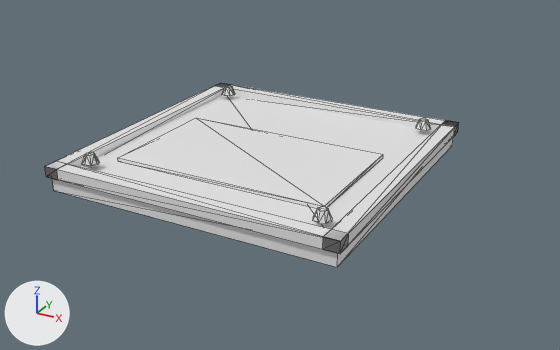
The OBJ model props/hp_plaque.obj as it was, and as the next commit left it.
Camera for both pictures: a camera (50 mm lens) standing at (1.96, -3.42, 1.67) and looking at (0.09, -0.01, -0.03). Lighting does not change. The marker at lower left points along +X, +Y and +Z. The picture after the commit comes second. Mesh edges are drawn as thin lines. Where no turn or scale is listed for an object, it has been applied to the vertices. Vertices at exactly the same position are counted once.

The older version as bpy lines, for what is in view:
```python
me_planks = bpy.data.meshes.new('planks')
me_planks.from_pydata(...)  # 104 vertices, 184 faces; spans x -0.82..0.82, y -0.82..0.82, z 0.0..0.18
ob_planks = bpy.data.objects.new('planks', me_planks)
ob_planks.location = (0.0, 0.0, 0.0)
```
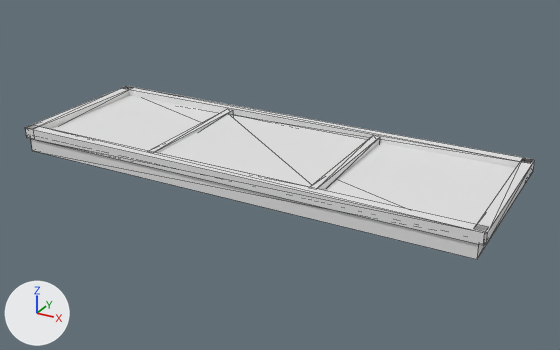
Edits to the bpy script that builds the scene:
```text
Change me_planks:
    used by ob_planks; location = (0.0, 0.0, 0.0)
    remove me_planks.from_pydata(...)  # 104 vertices, 184 faces; spans x -0.82..0.82, y -0.82..0.82, z 0.0..0.18
    add me_planks.from_pydata(...)  # 64 vertices, 96 faces; spans x -1.33..1.33, y -0.46..0.46, z 0.0..0.14
    me_planks part 1: a new loose piece, a box spanning x -1.3..1.3, y -0.45..0.45, z 0.0..0.1
    me_planks part 2: a new loose piece, a box spanning x -1.32..1.32, y 0.4..0.46, z 0.08..0.14
    me_planks part 3: a new loose piece, a box spanning x -1.32..1.32, y -0.46..-0.4, z 0.08..0.14
    me_planks part 4: a new loose piece, a box spanning x 1.27..1.33, y -0.45..0.45, z 0.08..0.14
    me_planks part 5: a new loose piece, a box spanning x -1.33..-1.27, y -0.45..0.45, z 0.08..0.14
    me_planks part 6: a new loose piece, a box spanning x -0.475..0.475, y -0.36..0.36, z 0.1..0.12
    me_planks part 7: a new loose piece, a box spanning x -0.5..-0.46, y -0.4..0.4, z 0.085..0.135
    me_planks part 8: a new loose piece, a box spanning x 0.46..0.5, y -0.4..0.4, z 0.085..0.135
    me_planks part 9: the loose piece of 24 vertices spanning x -0.82..0.82, y -0.82..0.82, z 0.08..0.14 is deleted
    me_planks part 10: the loose piece of 16 vertices spanning x -0.7..-0.62, y -0.7..-0.62, z 0.13..0.18 is deleted
    me_planks part 11: the loose piece of 16 vertices spanning x 0.62..0.7, y -0.7..-0.62, z 0.13..0.18 is deleted
    me_planks part 12: the loose piece of 16 vertices spanning x -0.7..-0.62, y 0.62..0.7, z 0.13..0.18 is deleted
    me_planks part 13: the loose piece of 16 vertices spanning x 0.62..0.7, y 0.62..0.7, z 0.13..0.18 is deleted
    me_planks part 14: the loose piece of 8 vertices spanning x -0.8..0.8, y -0.8..0.8, z 0.0..0.1 is deleted
    me_planks part 15: the loose piece of 8 vertices spanning x -0.6..0.6, y -0.52..0.2, z 0.1..0.12 is deleted
```

Boxes [x1, y1, x2, y2] around the edits, measured in the pictures (560 x 350 px):
'planks', reshaped (23% wider)
    before: [45, 83, 459, 267]
    after: [26, 86, 535, 259]
part 1 of me_planks, added
    after: [31, 95, 525, 259]
part 2 of me_planks, added
    after: [123, 86, 533, 168]
part 3 of me_planks, added
    after: [26, 125, 486, 245]
part 4 of me_planks, added
    after: [474, 158, 535, 245]
part 5 of me_planks, added
    after: [26, 86, 132, 129]
part 6 of me_planks, added
    after: [158, 114, 368, 187]
part 7 of me_planks, added
    after: [149, 109, 234, 153]
part 8 of me_planks, added
    after: [310, 135, 380, 190]
part 9 of me_planks, deleted
    before: [45, 83, 459, 254]
part 10 of me_planks, deleted
    before: [82, 152, 99, 166]
part 11 of me_planks, deleted
    before: [313, 207, 332, 224]
part 12 of me_planks, deleted
    before: [222, 86, 235, 96]
part 13 of me_planks, deleted
    before: [416, 118, 431, 131]
part 14 of me_planks, deleted
    before: [52, 95, 453, 267]
part 15 of me_planks, deleted
    before: [118, 118, 383, 208]
